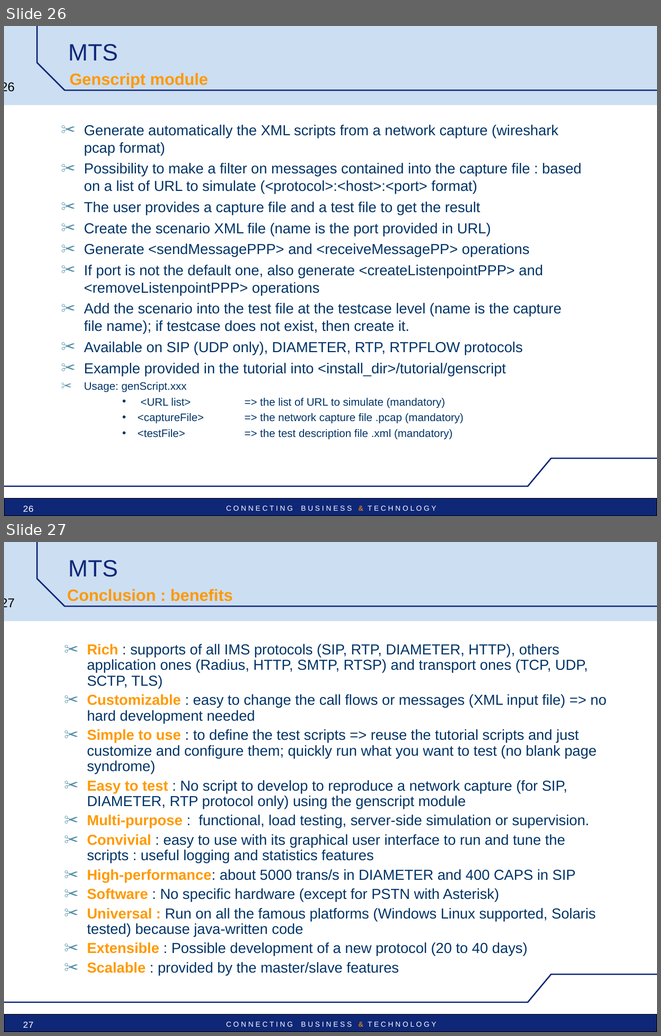
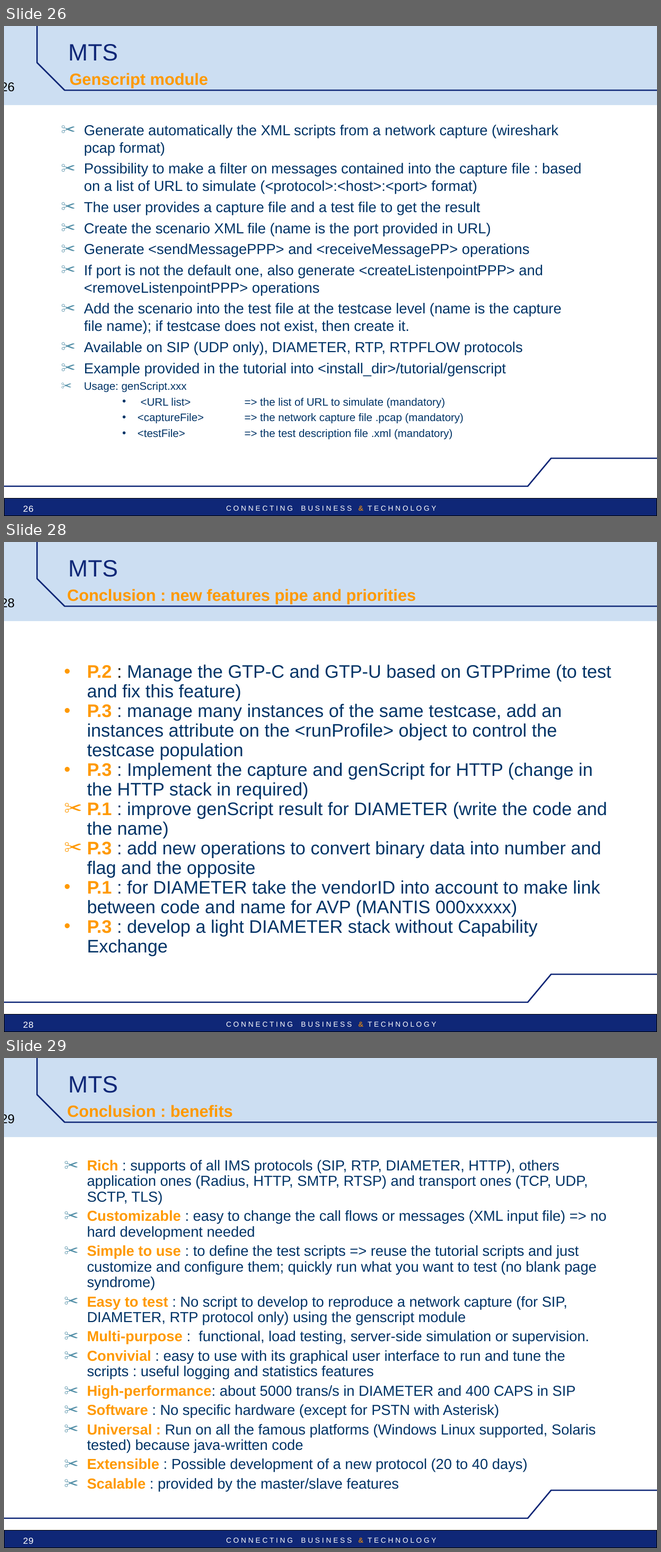
Before and after one commit to vu3mmg/mts-project, a slide deck: trunk/mts/src/main/doc/MTS_pres_technical.ppt. Shown one above the other, each under a label of ours: slides 26 and 27 before the commit, slides 26, 28 and 29 after it; the slides between them are not shown. The pictures are 661x1036 and 661x1552 pixels, drawn with LibreOffice and Linux fonts; fonts in the diff are those of the drawing; background and template pictures are left out. Boxes give left, top, right and bottom in pixels: in the first picture for what was removed or moved away, otherwise in the second. Text is boxed around its words. In the diff, an @@ line names an element or a change of style, - is before the commit and + after.

```diff
--- a/trunk/mts/src/main/doc/MTS_pres_technical.ppt
+++ b/trunk/mts/src/main/doc/MTS_pres_technical.ppt
@@ slide 28 added at box(4, 542, 657, 1032), background #FFFFFF; not listed: 6 template elements that a slide beside it also shows @@
@@ title added at box(68, 560, 118, 577), 26 pt, text #0F2777 @@
+MTS
@@ text added at box(67, 589, 416, 603), 18 pt, text #FF9900, bold @@
+Conclusion : new features pipe and priorities
@@ text added at box(87, 664, 611, 955), 20 pt, text #003366 @@
+• P.2 : Manage the GTP-C and GTP-U based on GTPPrime (to test and fix this feature)
+• P.3 : manage many instances of the same testcase, add an instances attribute on the <runProfile> object to control the testcase population
+• P.3 : Implement the capture and genScript for HTTP (change in the HTTP stack in required)
+✂ P.1 : improve genScript result for DIAMETER (write the code and the name)
+✂ P.3 : add new operations to convert binary data into number and flag and the opposite
+• P.1 : for DIAMETER take the vendorID into account to make link between code and name for AVP (MANTIS 000xxxxx)
+• P.3 : develop a light DIAMETER stack without Capability Exchange
@@ page number added at box(23, 1021, 34, 1027), 10 pt, text #FFFFFF @@
+28
@@ what was slide 27 is now slide 29 @@
@@ page number at box(4, 1114, 15, 1124): text changed @@
-27
+29
@@ page number at box(23, 1537, 34, 1543): text changed @@
-27
+29
```
Also in this commit, not shown: 10 slides changed, 1 other slide added.
